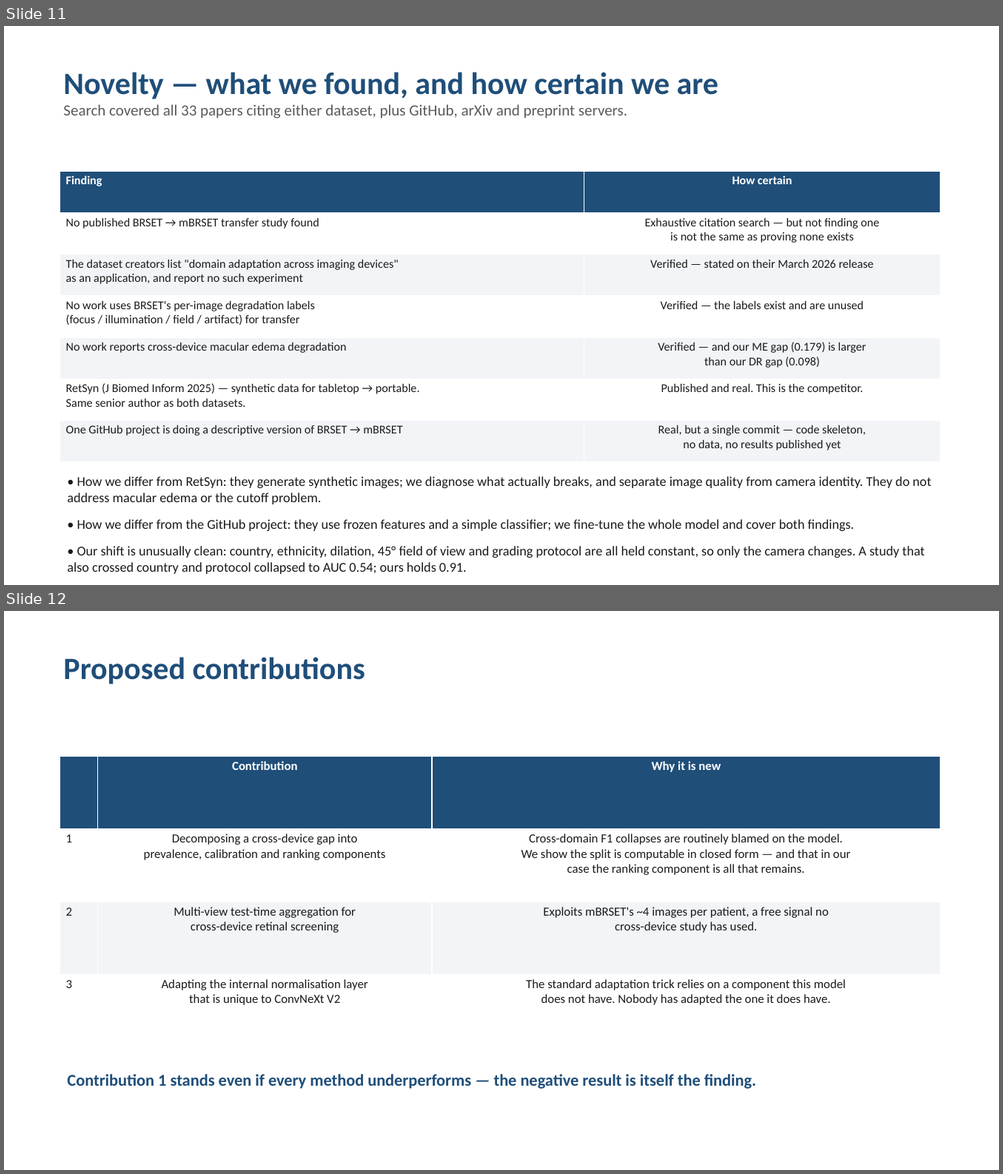
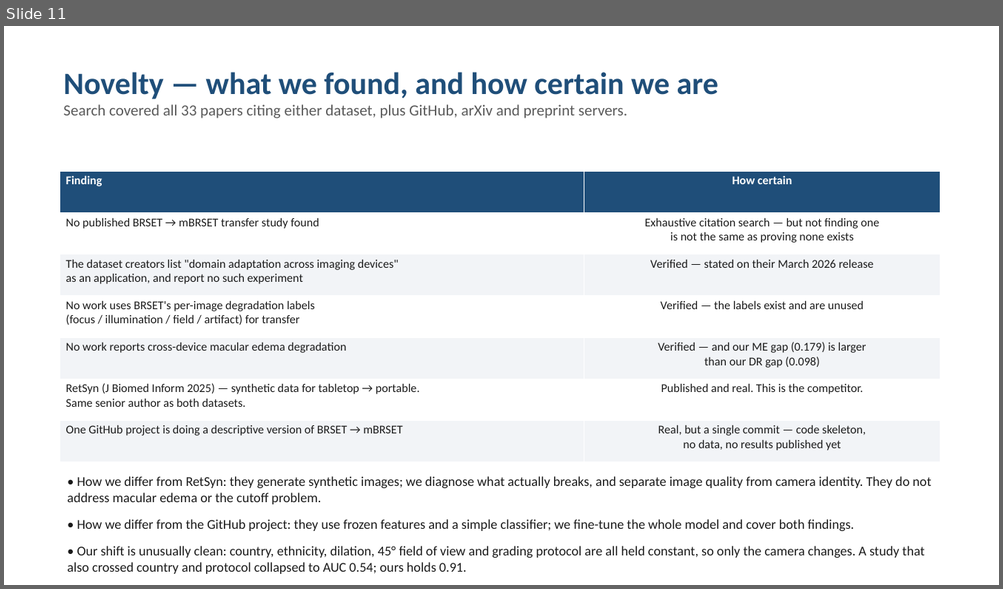
Before and after one commit to Sahith59/brset-convnextv2, a slide deck: presentation/BRSET_ConvNeXtV2_Progress.pptx. Shown one above the other, each under a label of ours: slides 11 and 12 before the commit, slide 11 after it. The pictures are 1003x1174 and 1003x589 pixels, drawn with LibreOffice and Linux fonts; fonts in the diff are those of the drawing. Boxes give left, top, right and bottom in pixels: in the first picture for what was removed or moved away, otherwise in the second. Text is boxed around its words. In the diff, an @@ line names an element or a change of style, - is before the commit and + after.

```diff
--- a/presentation/BRSET_ConvNeXtV2_Progress.pptx
+++ b/presentation/BRSET_ConvNeXtV2_Progress.pptx
@@ slide 12 removed at (4,611,999,1170), background #FFFFFF @@
@@ text removed at (63,657,365,684) @@
-Proposed contributions
@@ table removed at (60,757,941,1048), 4 rows, 3 columns @@
- | Contribution | Why it is new
-1 | Decomposing a cross-device gap into / prevalence, calibration and ranking components | Cross-domain F1 collapses are routinely blamed on the model. / We show the split is computable in closed form — and that in our / case the ranking component is all that remains.
-2 | Multi-view test-time aggregation for / cross-device retinal screening | Exploits mBRSET's ~4 images per patient, a free signal no / cross-device study has used.
-3 | Adapting the internal normalisation layer / that is unique to ConvNeXt V2 | The standard adaptation trick relies on a component this model / does not have. Nobody has adapted the one it does have.
@@ text removed at (67,1074,756,1089) @@
-Contribution 1 stands even if every method underperforms — the negative result is itself the finding.
```
Also in this commit, not shown: 1 slide added, 1 other slide removed, 1 other file.
